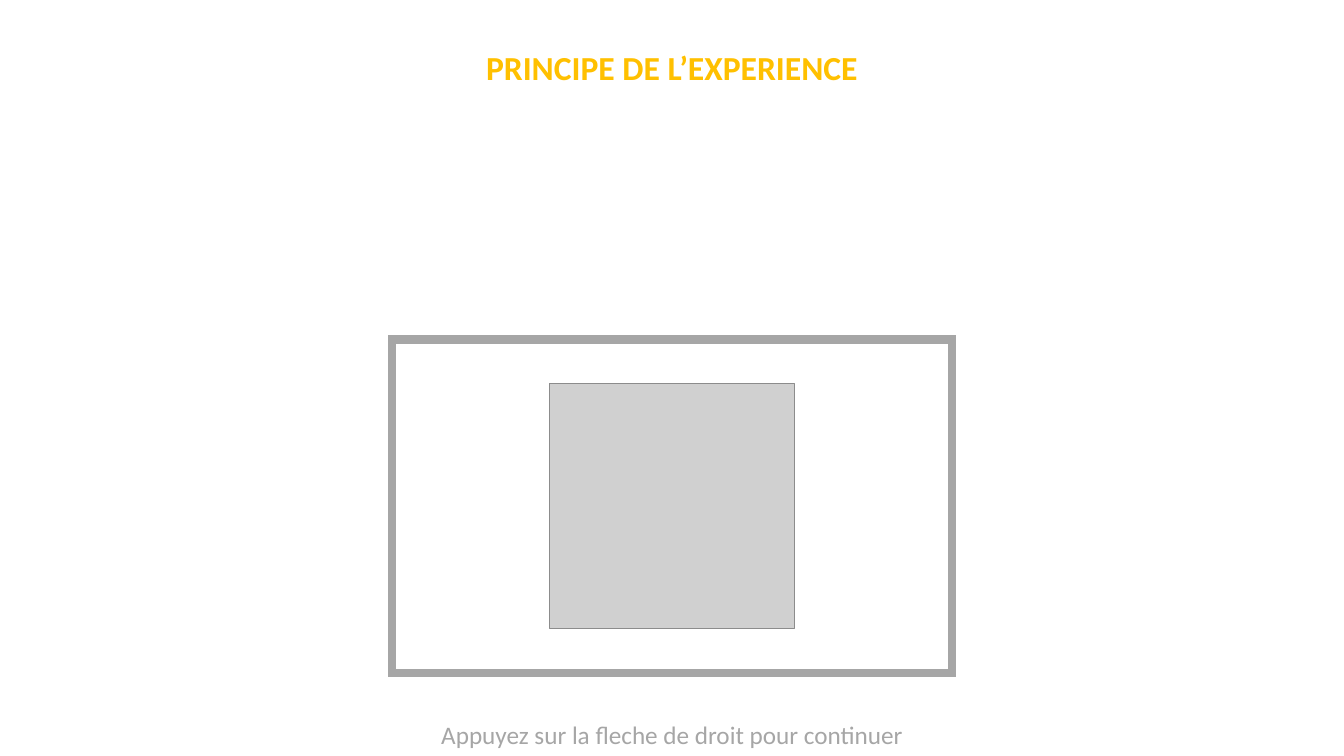
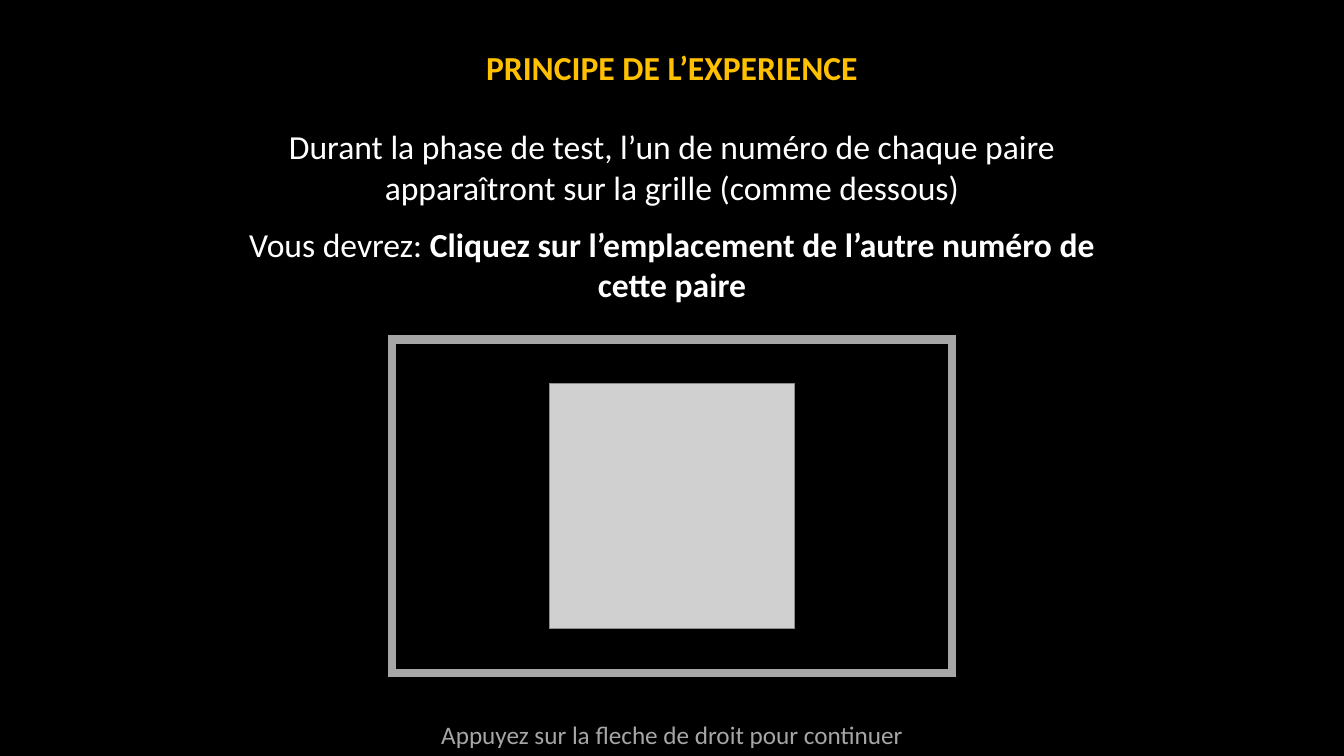
Before and after one commit to MBB-team/Online_Testing, a slide deck: slide 5 of Self_Efficacy/Stimuli/Instructions.pptx. Drawn at 1344x756 pixels with LibreOffice and Linux fonts; fonts in the diff are those of the drawing; grey boxes stand for pictures. Boxes give left, top, right and bottom in pixels: in the first picture for what was removed or moved away, otherwise in the second. Text is boxed around its words. In the diff, an @@ line names an element or a change of style, - is before the commit and + after.

```diff
--- a/Self_Efficacy/Stimuli/Instructions.pptx
+++ b/Self_Efficacy/Stimuli/Instructions.pptx
@@ background #FFFFFF to #000000 @@
@@ text added at box(249, 135, 1095, 303), 24 pt, text #FFFFFF @@
+Durant la phase de test, l’un de numéro de chaque paire apparaîtront sur la grille (comme dessous)
+Vous devrez: Cliquez sur l’emplacement de l’autre numéro de cette paire
```
Also in this commit, not shown: 21 other slides changed, 6 other files.
